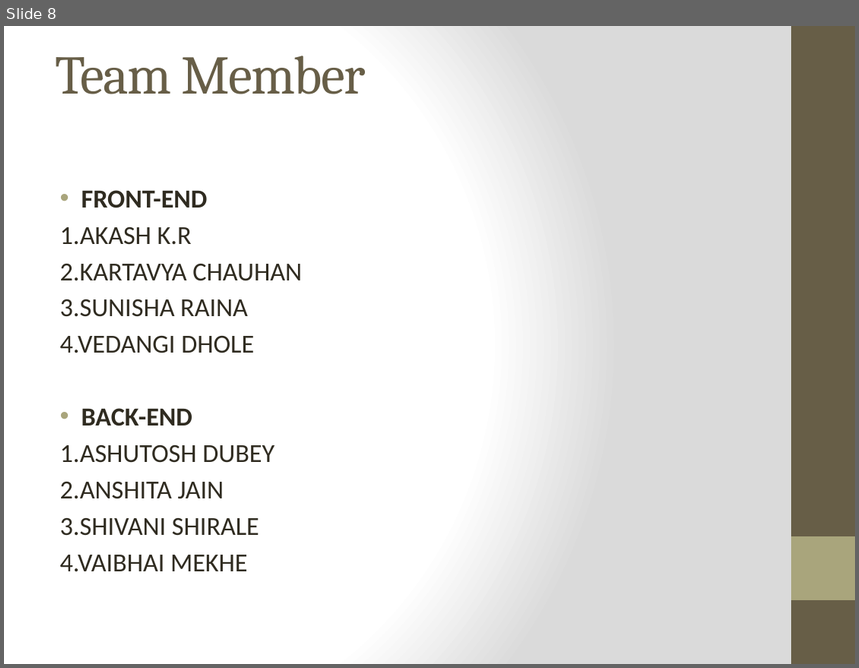
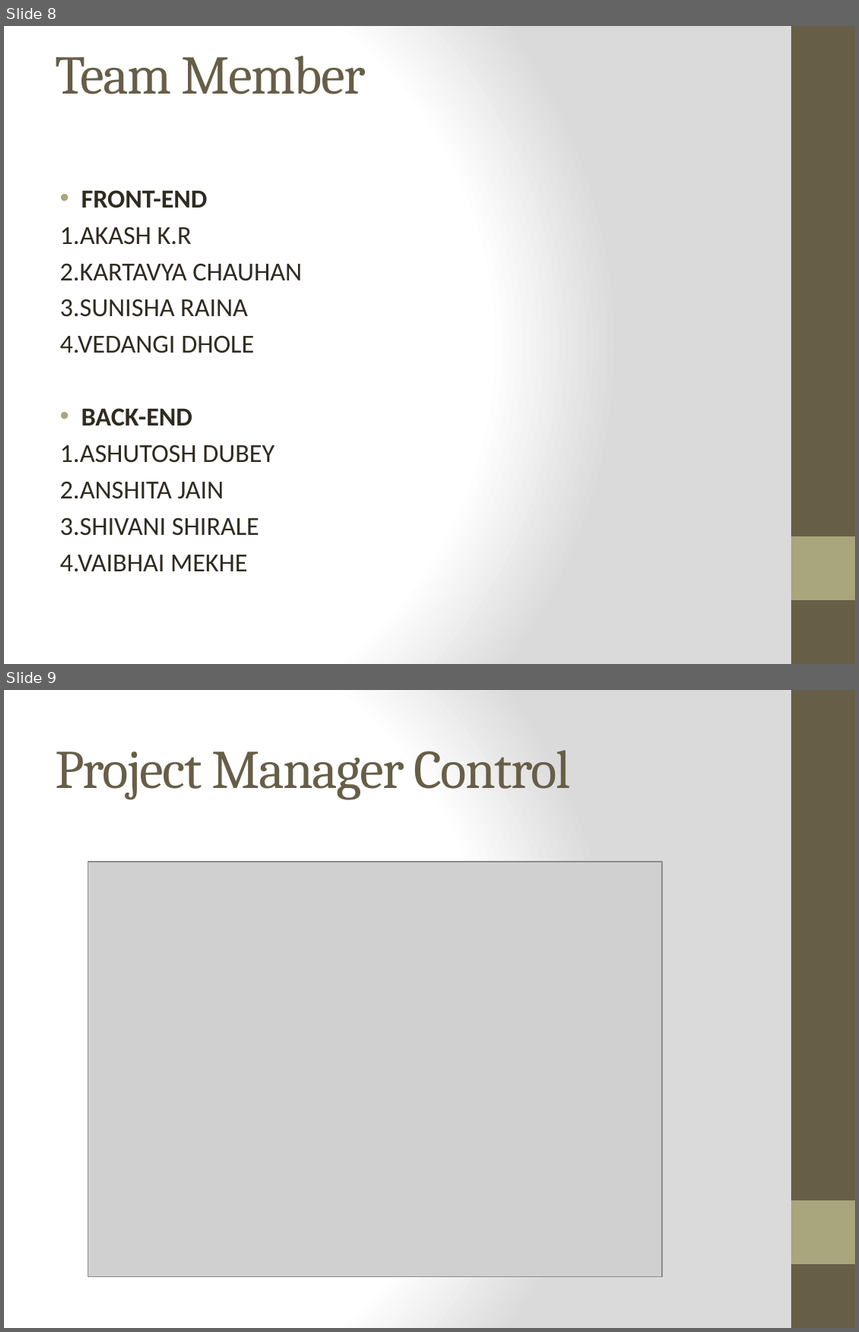
Before and after one commit to ashutoshdubey133/BugTracking_Exterminators, a slide deck: Bug Tracing System.pptx. Shown one above the other, each under a label of ours: slide 8 before the commit, slides 8 and 9 after it. The pictures are 859x668 and 859x1332 pixels, drawn with LibreOffice and Linux fonts; fonts in the diff are those of the drawing; grey boxes stand for pictures. Boxes give left, top, right and bottom in pixels: in the first picture for what was removed or moved away, otherwise in the second. Text is boxed around its words. In the diff, an @@ line names an element or a change of style, - is before the commit and + after.

```diff
--- a/Bug Tracing System.pptx
+++ b/Bug Tracing System.pptx
@@ slide 9 added at (4,690,855,1328), background gradient #FFFFFF to #DADADA; not listed: 2 template elements that a slide beside it also shows @@
@@ title added at (55,750,570,800), 46 pt, text #675E47 @@
+Project Manager Control
@@ picture added at (88,862,662,1277) @@
```
Also in this commit, not shown: 2 other slides added, 2 other files.
